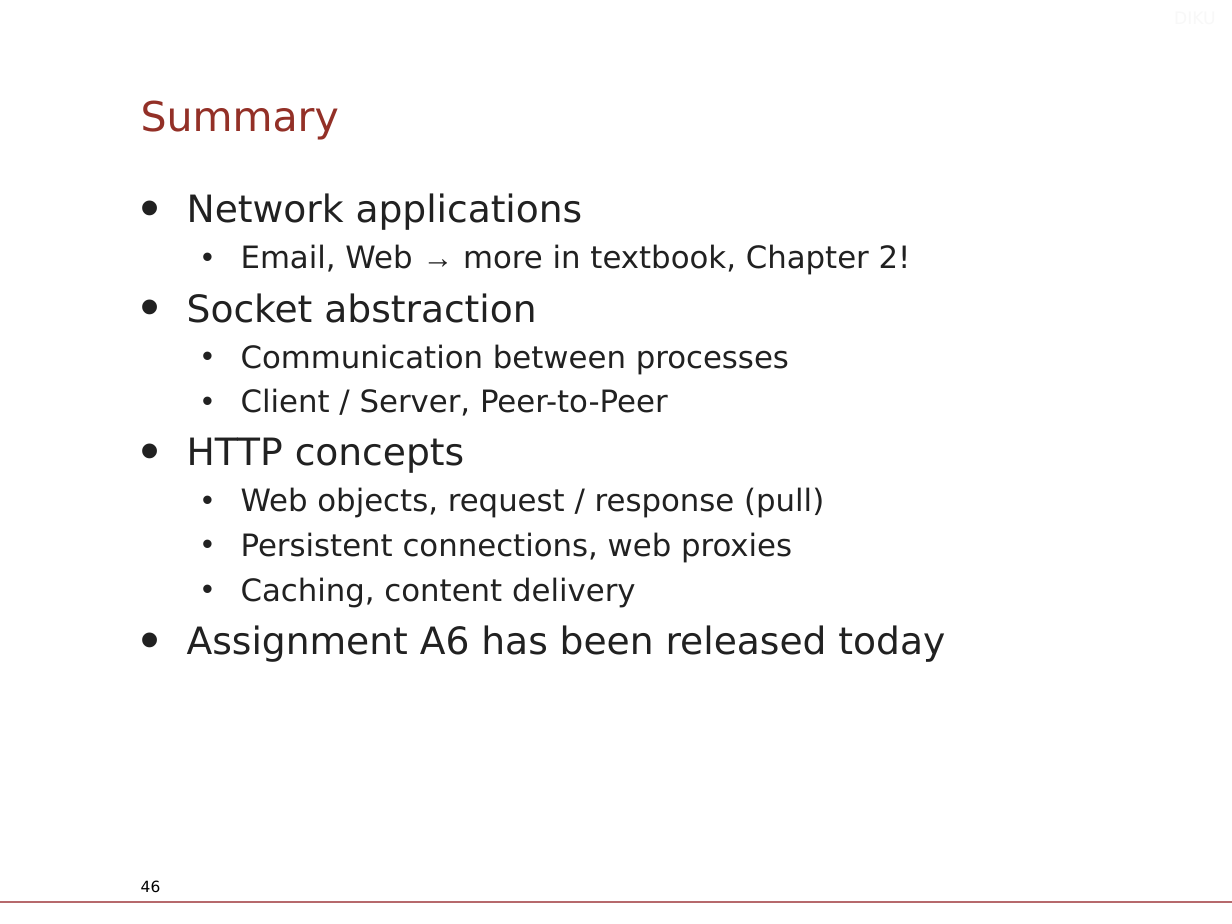
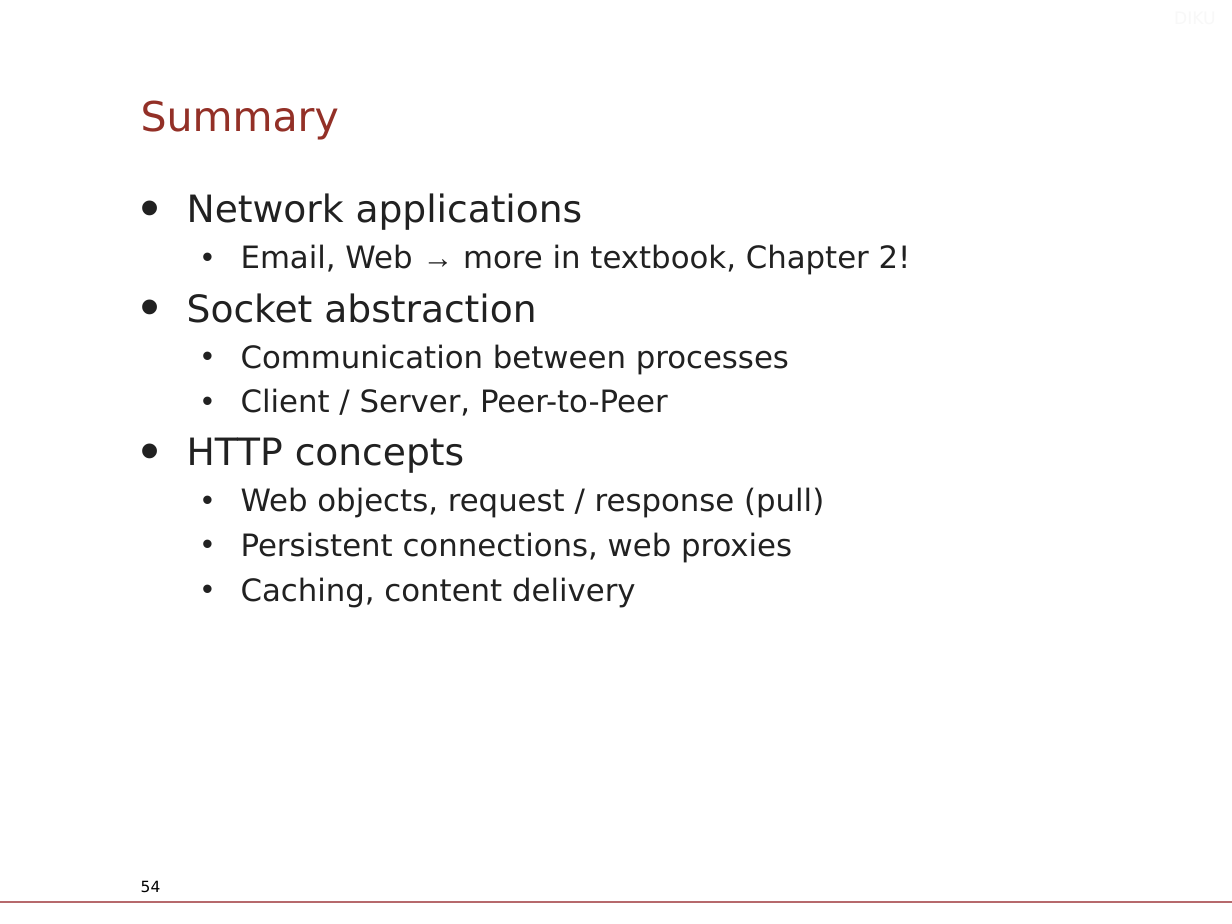
Before and after one commit to diku-compSys/compSys-e2021-pub, a slide deck: slide 54 of lectures/211103_application_layer_http/slides.odp (slide 46 before the commit). Drawn at 1232x924 pixels with LibreOffice and Linux fonts; fonts in the diff are those of the drawing; background and template pictures are left out. Boxes give left, top, right and bottom in pixels: in the first picture for what was removed or moved away, otherwise in the second. Text is boxed around its words. In the diff, an @@ line names an element or a change of style, - is before the commit and + after.

Commit message:
updated todays slides

```diff
--- a/lectures/211103_application_layer_http/slides.odp
+++ b/lectures/211103_application_layer_http/slides.odp
@@ text at (x1=187, y1=625, x2=945, y2=662): paragraph removed @@
-• Assignment A6 has been released today
@@ page number at (x1=141, y1=880, x2=161, y2=893): text changed @@
-46
+54
```
Also in this commit, not shown: 11 other slides changed, 8 slides added, 3 other files.
